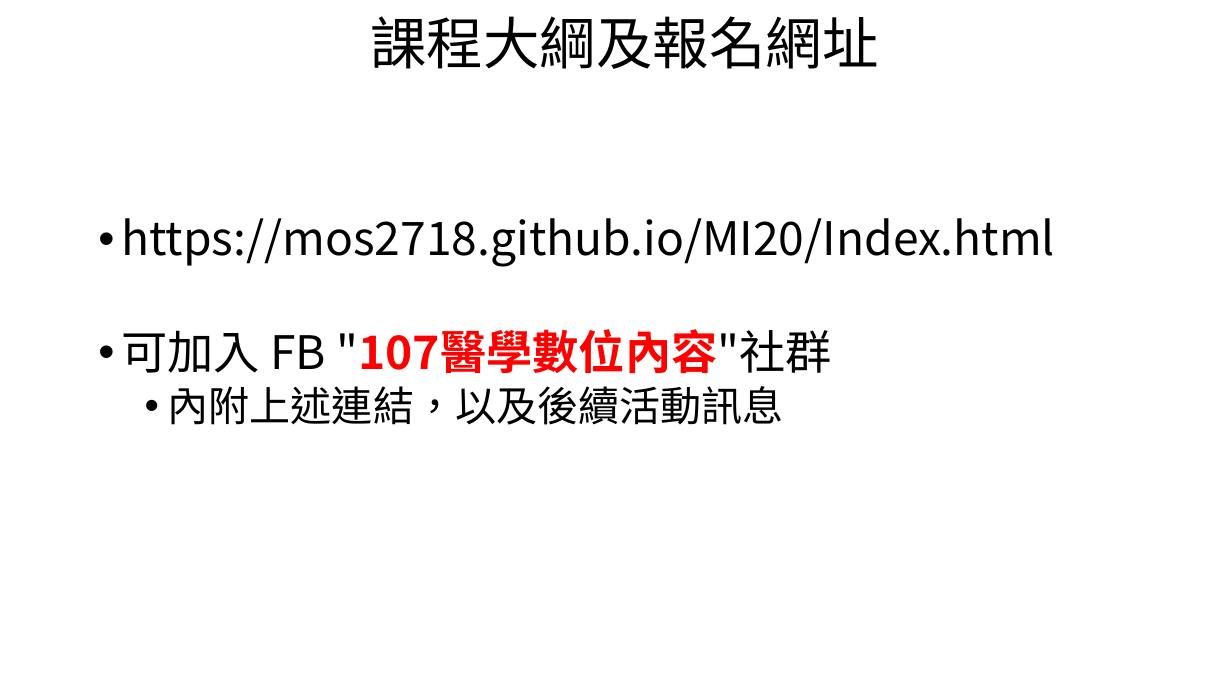
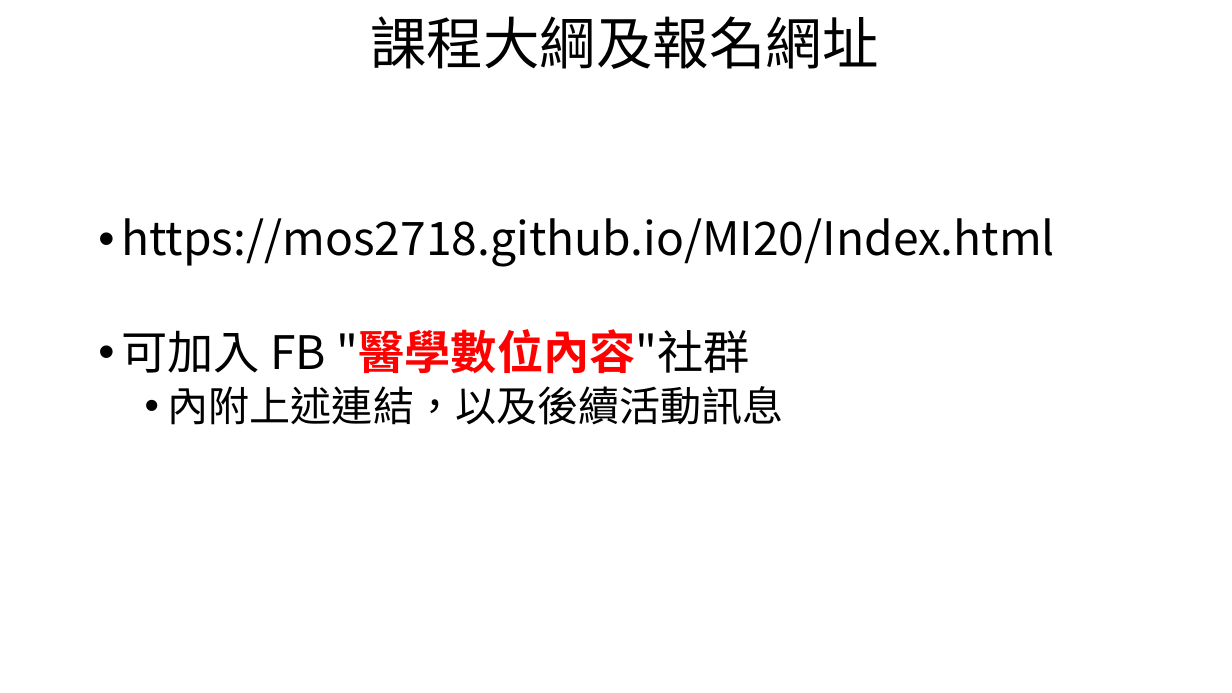
Before and after one commit to mos2718/MI20, a slide deck: slide 12 of S0_Introduction108.pptx. Drawn at 1232x693 pixels with LibreOffice and Linux fonts; fonts in the diff are those of the drawing; background and template pictures are left out. Boxes give left, top, right and bottom in pixels: in the first picture for what was removed or moved away, otherwise in the second. Text is boxed around its words. In the diff, an @@ line names an element or a change of style, - is before the commit and + after.

```diff
--- a/S0_Introduction108.pptx
+++ b/S0_Introduction108.pptx
@@ text at bbox=[121, 329, 750, 373]: text changed @@
-• 可加入 FB "107醫學數位內容"社群
+• 可加入 FB "醫學數位內容"社群
```
Also in this commit, not shown: 2 other slides changed, 7 slides removed, 1 other file.
